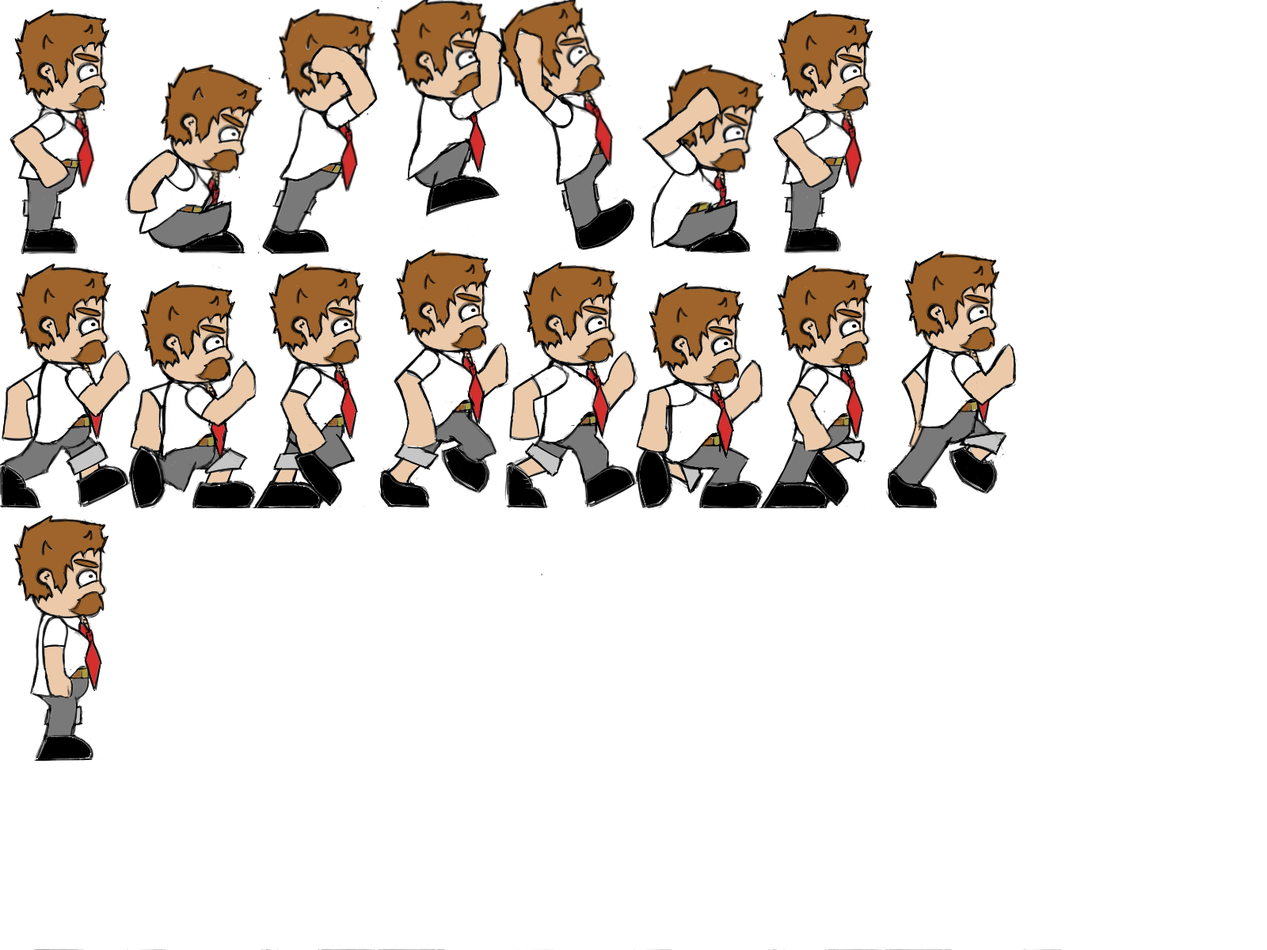
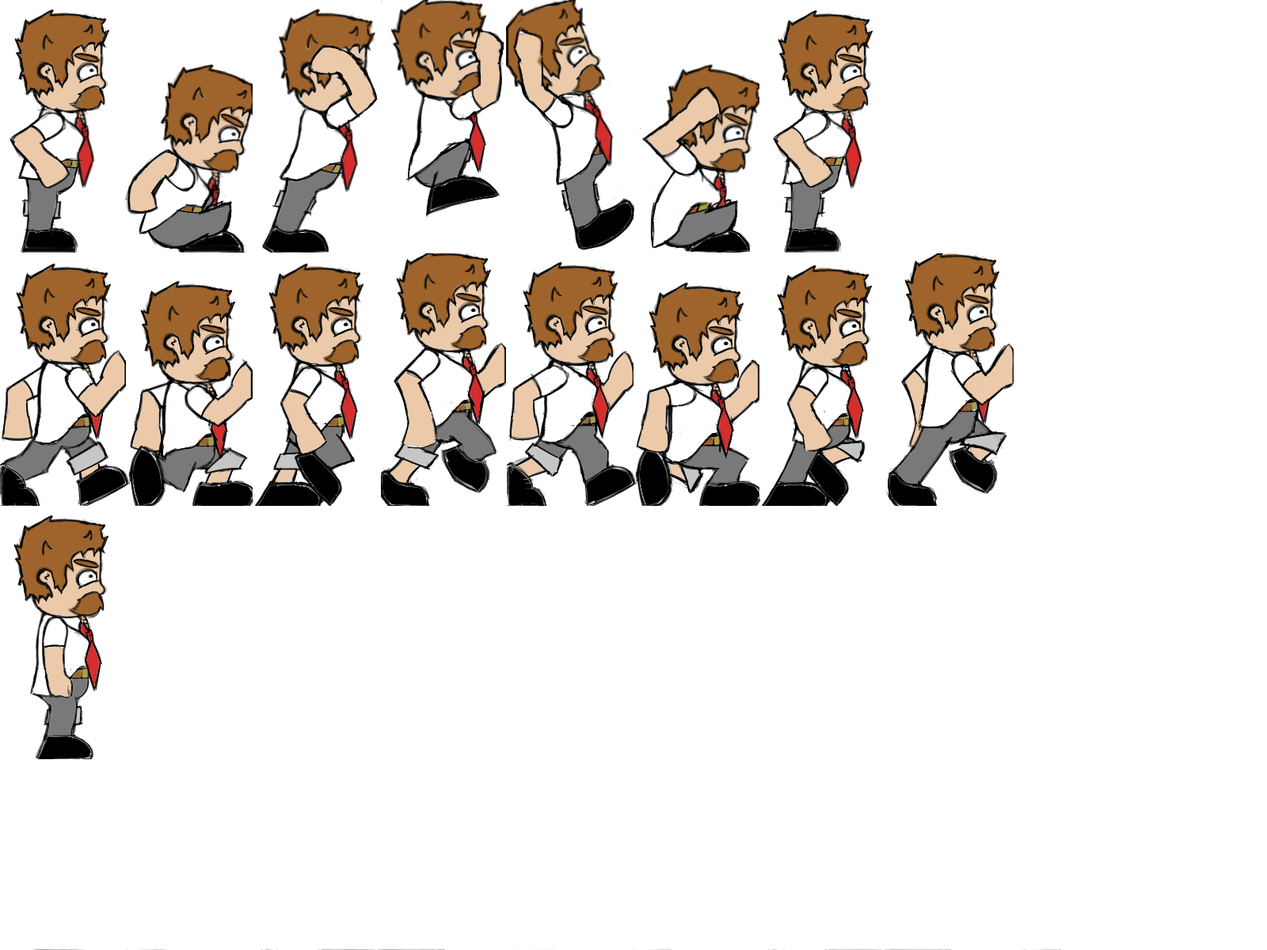
Layered file, before and after one edit (1267 x 950). Changes by layer:
painted on "Layer 01 copy" over [0, 7, 1018, 761]
hid "Background (Sketchbook)" (2nd of 2) over [0, 7, 1018, 761]
